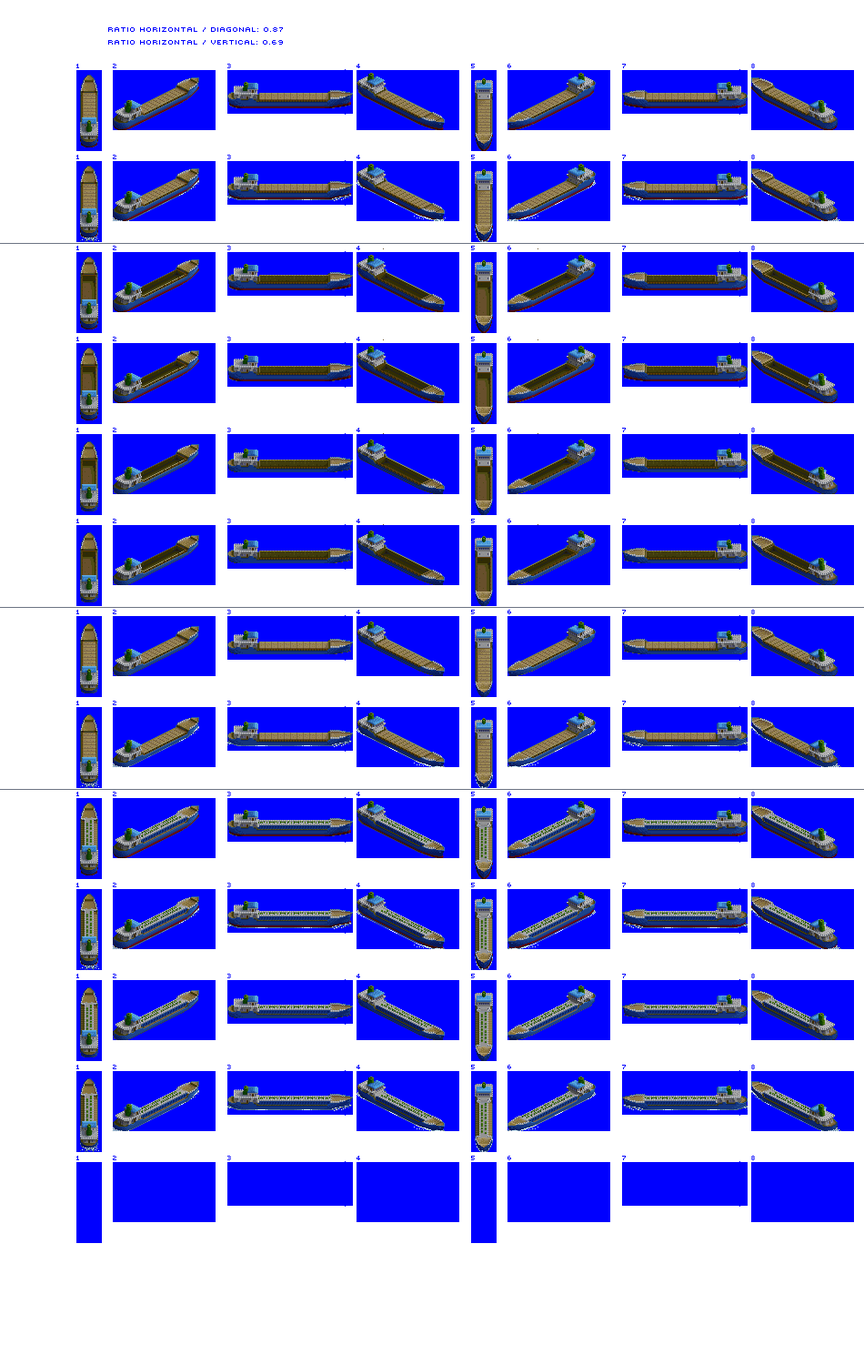
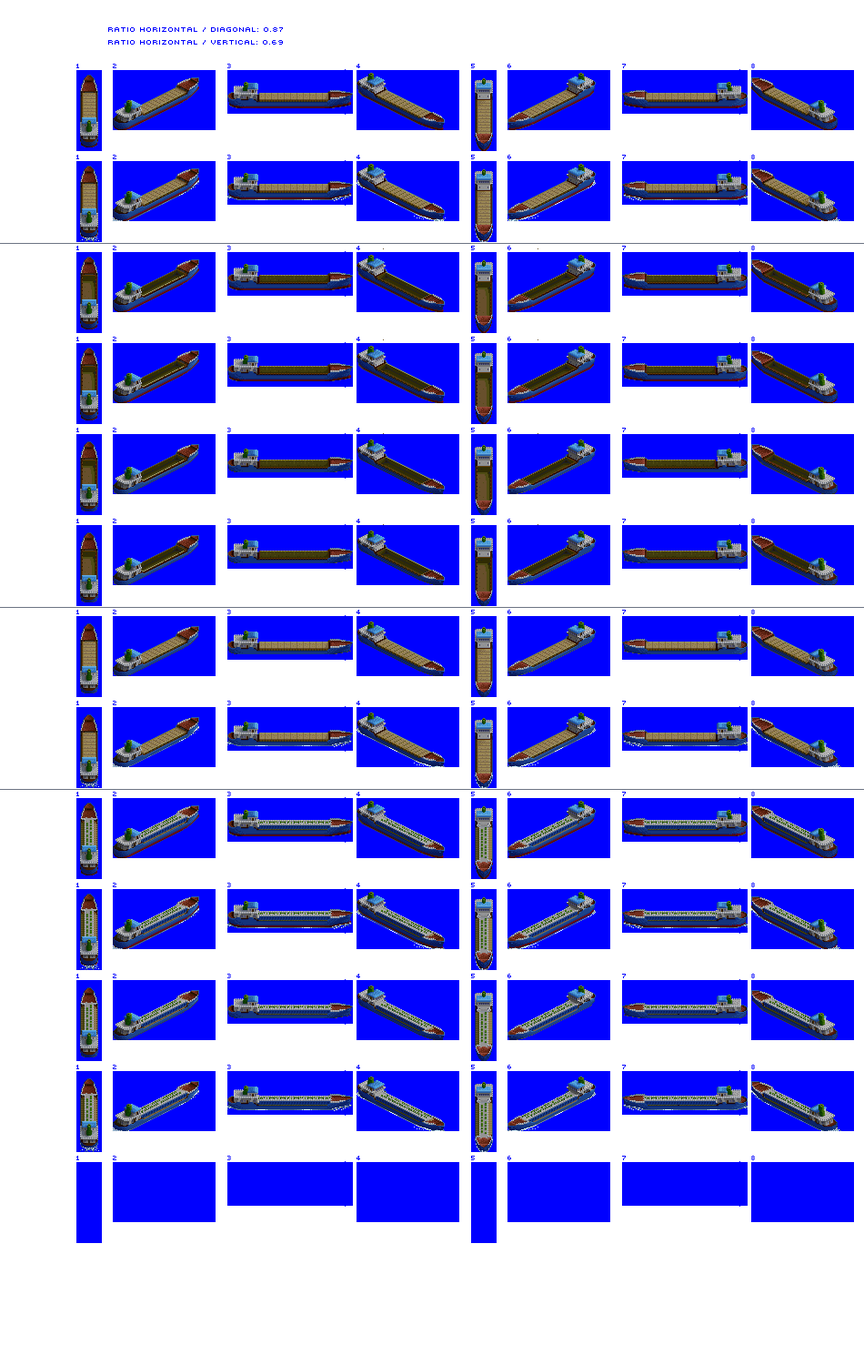
The second (864, 1365) image is a revision of the first. Changes to its layers:
added layer "Hatches Overlay" above "Hold Overlay" over (x1=81, y1=87, x2=810, y2=773)
painted on "Large Coaster" over (x1=80, y1=75, x2=838, y2=1148)
